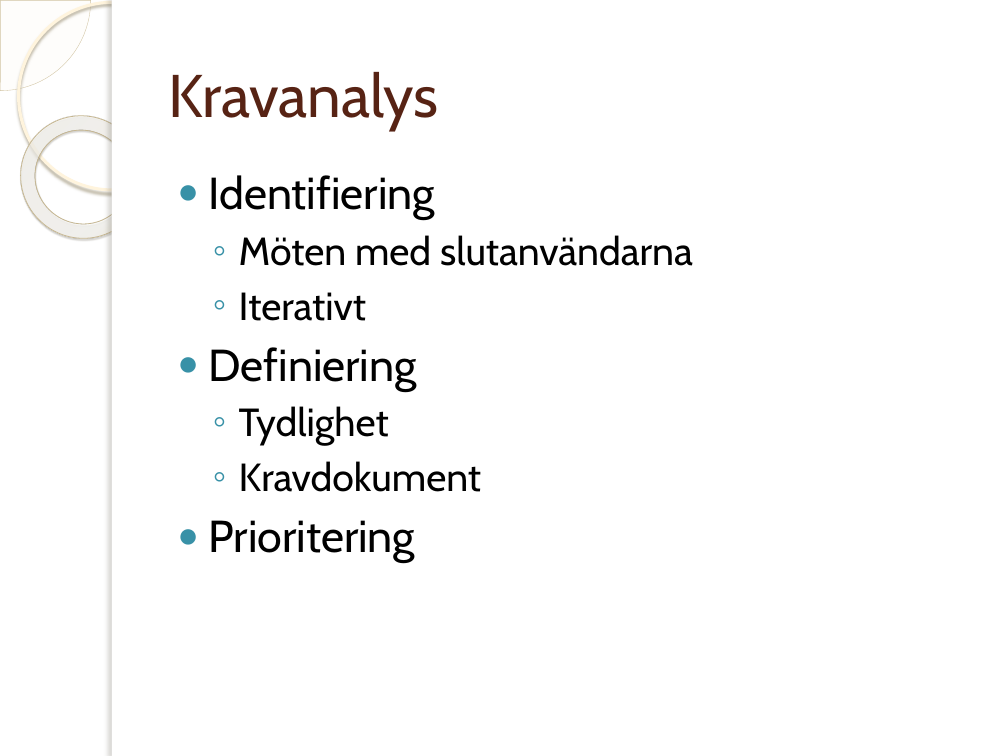
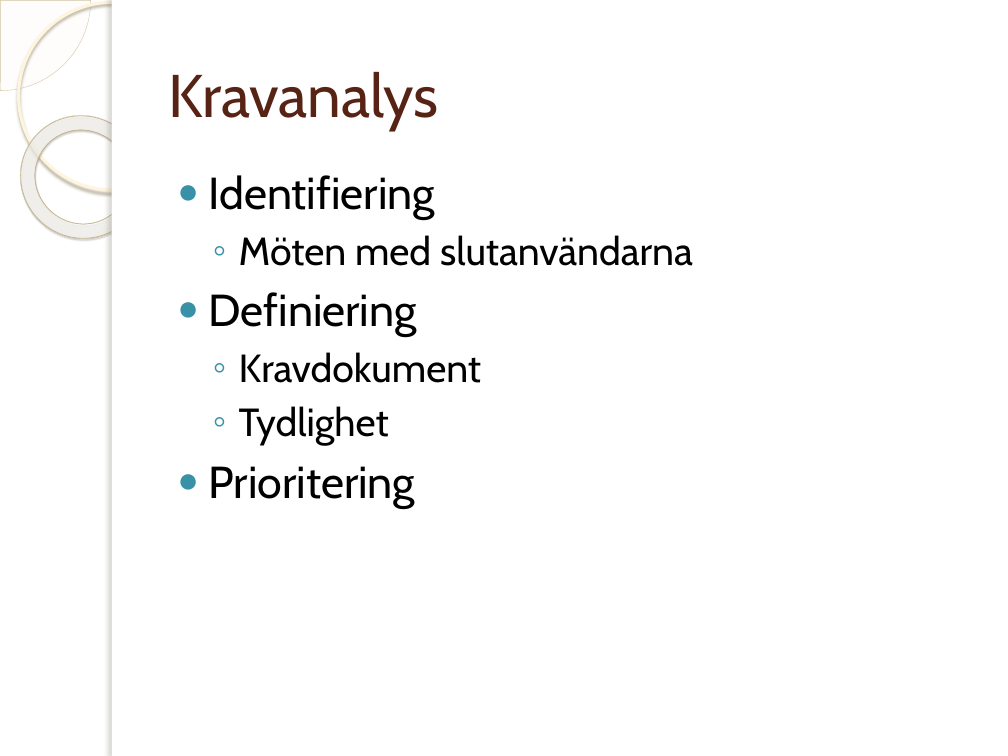
Before and after one commit to jakelamotta/master_thesis, a slide deck: slide 6 of presentations/presentation_swe.pptx. Drawn at 1008x756 pixels with LibreOffice and Linux fonts; fonts in the diff are those of the drawing; background and template pictures are left out. Boxes give left, top, right and bottom in pixels: in the first picture for what was removed or moved away, otherwise in the second. Text is boxed around its words. In the diff, an @@ line names an element or a change of style, - is before the commit and + after.

```diff
--- a/presentations/presentation_swe.pptx
+++ b/presentations/presentation_swe.pptx
@@ text at [239, 292, 366, 321]: paragraph removed @@
-  ◦ Iterativt
@@ text at [239, 352, 481, 383]: paragraph added @@
+  ◦ Kravdokument
@@ text at [239, 461, 481, 492]: paragraph removed @@
-  ◦ Kravdokument
```
Also in this commit, not shown: 4 other slides changed, 2 other files.
